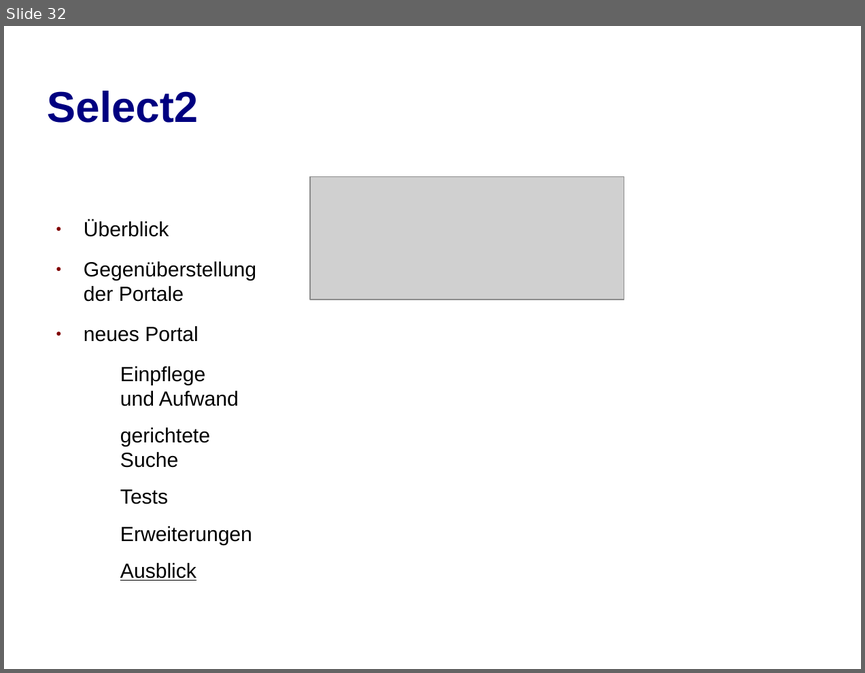
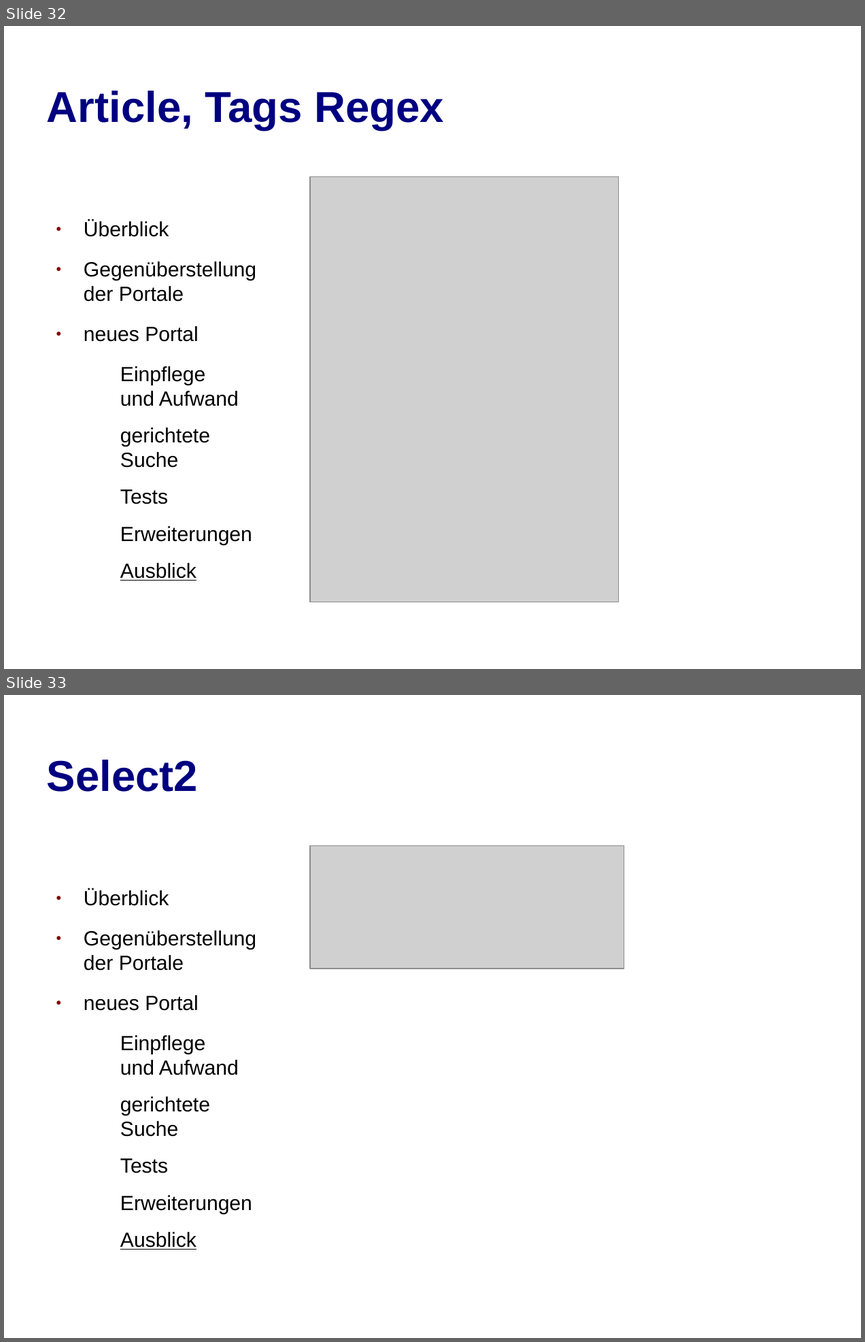
Before and after one commit to jbeyer1984/Portal, a slide deck: documents/Präsentation/mindworksPortal.odp. Shown one above the other, each under a label of ours: slide 32 before the commit, slides 32 and 33 after it. The pictures are 865x673 and 865x1342 pixels, drawn with LibreOffice and Linux fonts; fonts in the diff are those of the drawing; grey boxes stand for pictures; background and template pictures are left out. Boxes give left, top, right and bottom in pixels: in the first picture for what was removed or moved away, otherwise in the second. Text is boxed around its words. In the diff, an @@ line names an element or a change of style, - is before the commit and + after.

Commit message:
präsi

```diff
--- a/documents/Präsentation/mindworksPortal.odp
+++ b/documents/Präsentation/mindworksPortal.odp
@@ slide 32 added at [4,26,861,669], background picture (left out) @@
@@ title added at [47,91,443,130], 40 pt, text #000080, bold @@
+Article, Tags Regex
@@ picture added at [310,176,619,601] @@
@@ text added at [84,220,256,580], 19 pt, text #000000 @@
+● Überblick
+● Gegenüberstellung der Portale
+● neues Portal
+  − Einpflege
+    und Aufwand
+  − gerichtete Suche
+  − Tests
+  − Erweiterungen
+  − Ausblick
@@ what was slide 32 is now slide 33 @@
```
